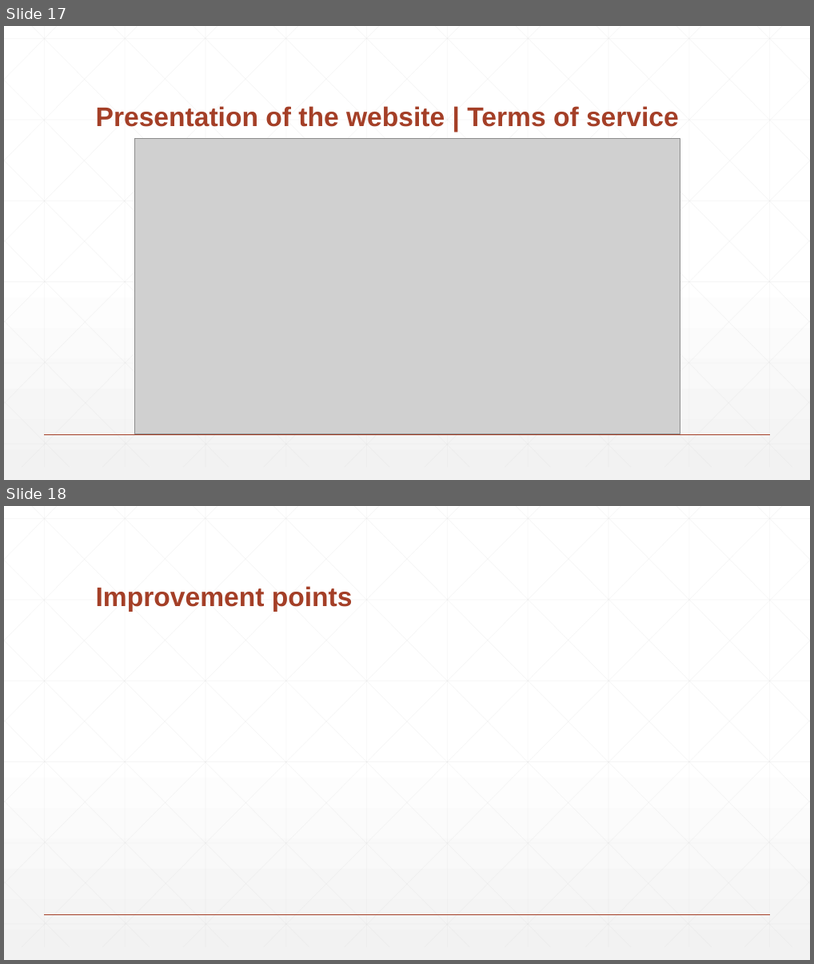
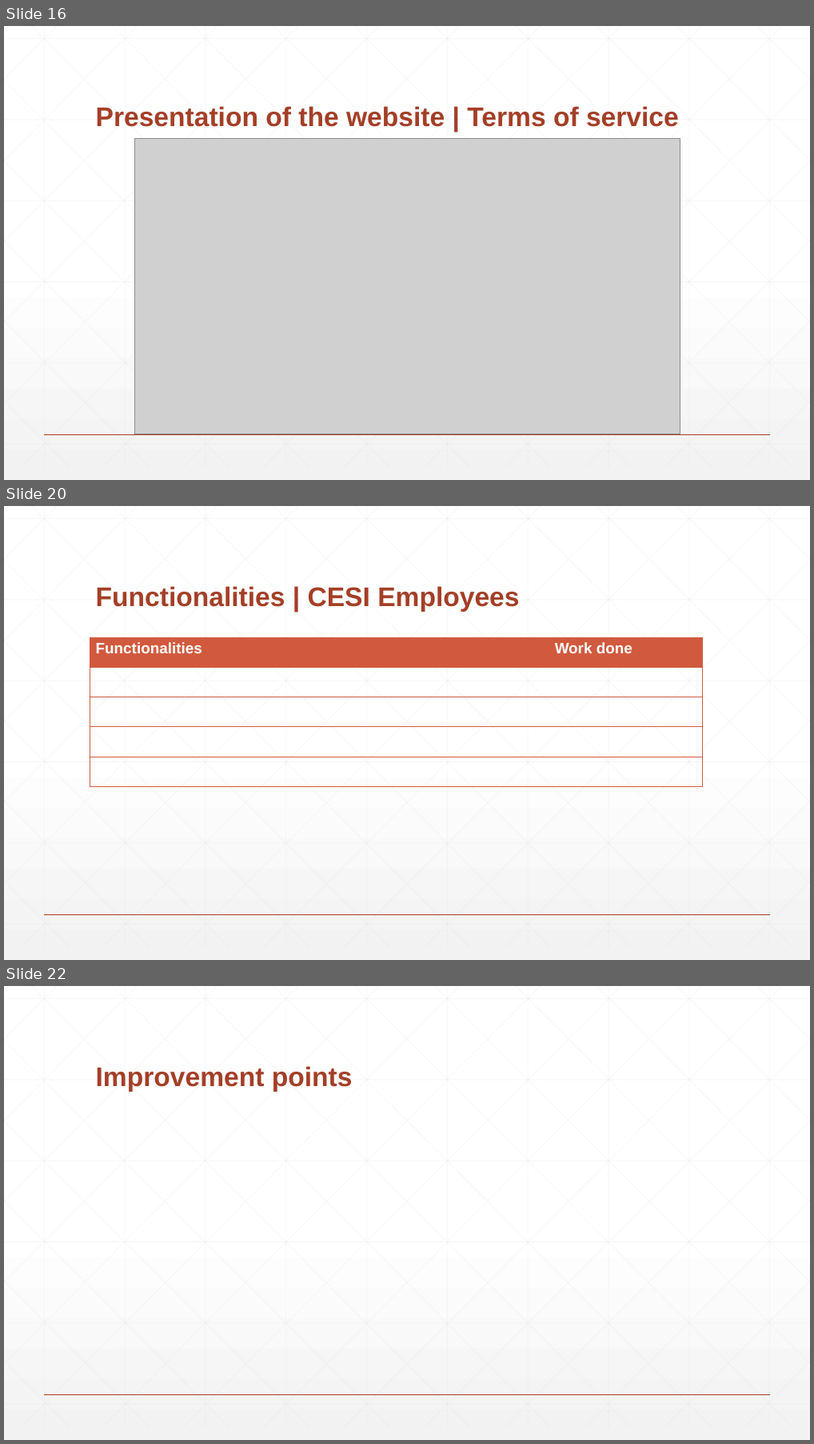
Before and after one commit to PaulFICOT/CESI_A2_Web_G2, a slide deck: Présentation/Web Project.pptx. Shown one above the other, each under a label of ours: slides 17 and 18 before the commit, slides 16, 20 and 22 after it; the slides between them are not shown. The pictures are 814x964 and 814x1444 pixels, drawn with LibreOffice and Linux fonts; fonts in the diff are those of the drawing; grey boxes stand for pictures. Boxes give left, top, right and bottom in pixels: in the first picture for what was removed or moved away, otherwise in the second. Text is boxed around its words. In the diff, an @@ line names an element or a change of style, - is before the commit and + after.

```diff
--- a/Présentation/Web Project.pptx
+++ b/Présentation/Web Project.pptx
@@ slide 20 added at bbox=[4, 506, 810, 960], background gradient #FFFFFF to #F2F2F2; not listed: 47 template elements that a slide beside it also shows @@
@@ title added at bbox=[96, 586, 519, 612], 32 pt, text #A43F27, bold @@
+Functionalities | CESI Employees
@@ table added at bbox=[90, 637, 702, 787], 5 rows, 2 columns @@
+Functionalities | Work done
+ | 
+ | 
+ | 
+ | 
@@ what was slide 17 is now slide 16 @@
@@ what was slide 18 is now slide 22 @@
```
Also in this commit, not shown: 1 slide changed, 4 other slides added, 1 slide removed, 2 other files.
